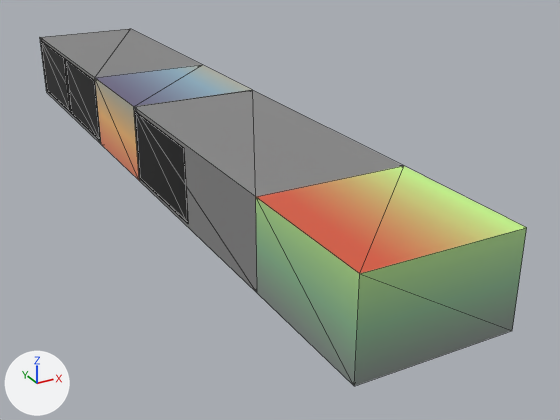
Renders of the glTF model public/models/NewArtGallery.glb from each side of a commit.
Before and after are seen from a 50 mm camera at (-11.3, -14.9, 11.2) aimed at (2.3, 9.9, -1.2). The axes (+X, +Y, +Z) are drawn at lower left. The lights are the same throughout. Mesh edges are drawn as thin lines. Where no turn or scale is listed for an object, it has been applied to the vertices.

Objects in the first picture: 'Moldura1.001', 'Moldura2', 'Moldura2.001', 'Sala1', 'Sala2', 'Sala2.001', 'Sala3'.
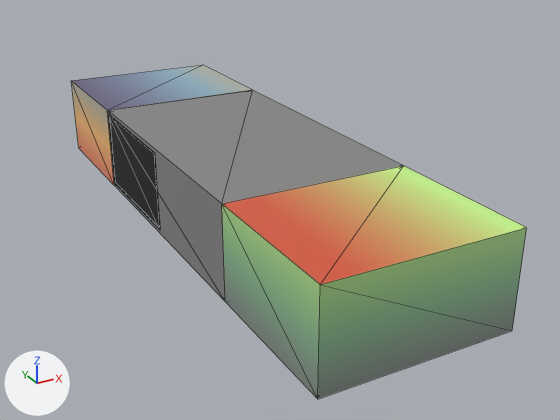
The newer file is also rescaled (x2.332), turned or shifted as a whole; pictures and numbers use the older file's frame.

What differs and where, as boxes (x1, y1, x2, y2) in the pictures (560 x 420 px):
'Sala1', moved, rescaled (12% wider)
    before: (256, 166, 527, 386)
    after: (222, 166, 527, 399)
'Sala2', moved, rescaled (10% wider)
    before: (134, 90, 403, 293)
    after: (108, 90, 403, 301)
'Sala32', added
    after: (71, 65, 252, 185)
'Sala3', deleted
    before: (95, 65, 252, 181)
'Moldura2', moved, rescaled
    before: (135, 112, 188, 223)
    after: (109, 116, 160, 230)
'Sala2.001', deleted
    before: (40, 29, 202, 144)
'Moldura1.001', deleted (black)
    before: (65, 59, 100, 140)
'Moldura2.001', deleted (black)
    before: (41, 41, 70, 112)

Diff of the bpy script that builds the scene:
```diff
--- a/public/models/NewArtGallery.glb.py
+++ b/public/models/NewArtGallery.glb.py
@@ me_cube_001 @@
+me_cube_001.from_pydata(...)  # 16 vertices, 28 faces; spans x -3.0..3.0, y -2.5..2.5, z -1.5..1.5
+me_cube_001.materials.append(mat_material_013)  # picture img_5
@@ ob_sala1 @@
 ob_sala1 = bpy.data.objects.new('Sala1', me_cube_005)
-ob_sala1.location = (0.0, 0.0, 1.5)
-ob_sala1.scale = (2.5, 2.5, 1.5)
+ob_sala1.location = (-0.51, 0.0, 1.5)
+ob_sala1.scale = (3.0, 2.5, 1.5)
@@ ob_sala2 @@
 ob_sala2 = bpy.data.objects.new('Sala2', me_cube_008)
-ob_sala2.location = (0.0, 7.5, 1.5)
-ob_sala2.scale = (2.5, 5.0, 1.5)
+ob_sala2.location = (-0.51, 7.5, 1.5)
+ob_sala2.scale = (3.0, 5.0, 1.5)
@@ ob_moldura2 @@
 ob_moldura2 = bpy.data.objects.new('Moldura2', me_cube_011)
-ob_moldura2.location = (-2.5, 10.0, 1.5)
+ob_moldura2.location = (-3.51, 10.0, 1.5)
 ob_moldura2.rotation_euler = (0.0, 0.0, 1.571)  # degrees (0, 0, 90)
-ob_moldura2.scale = (2.4, 0.01, 1.35)
+ob_moldura2.scale = (2.4, 0.012, 1.35)
@@ ob_sala3 @@
-ob_sala3 = bpy.data.objects.new('Sala3', me_cube_018)
-ob_sala3.location = (0.0, 15.04, 1.5)
@@ ob_sala2_001 @@
-ob_sala2_001 = bpy.data.objects.new('Sala2.001', me_cube_025)
-ob_sala2_001.location = (0.0, 22.54, 1.5)
@@ ob_moldura1_001 @@
-ob_moldura1_001 = bpy.data.objects.new('Moldura1.001', me_cube_026)
-ob_moldura1_001.location = (-2.5, 20.04, 1.5)
@@ ob_moldura2_001 @@
-ob_moldura2_001 = bpy.data.objects.new('Moldura2.001', me_cube_028)
-ob_moldura2_001.location = (-2.5, 25.04, 1.5)
@@ ob_sala32 @@
+ob_sala32 = bpy.data.objects.new('Sala32', me_cube_001)
+ob_sala32.location = (-0.51, 15.04, 1.5)
```
